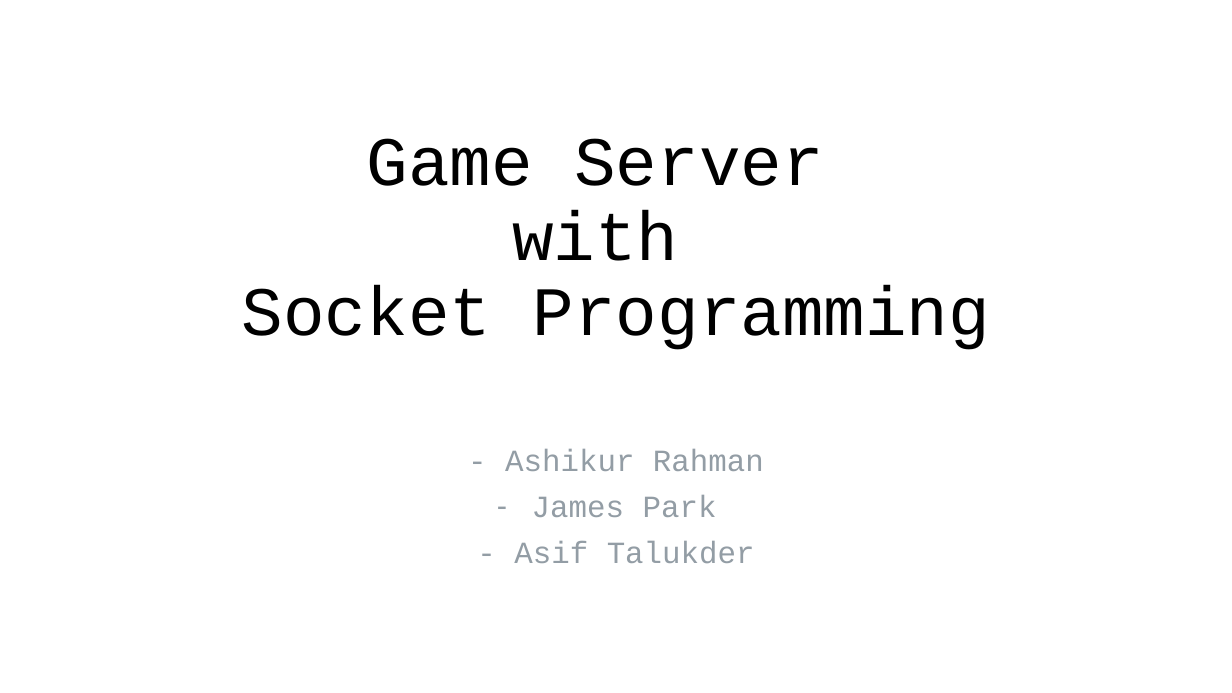
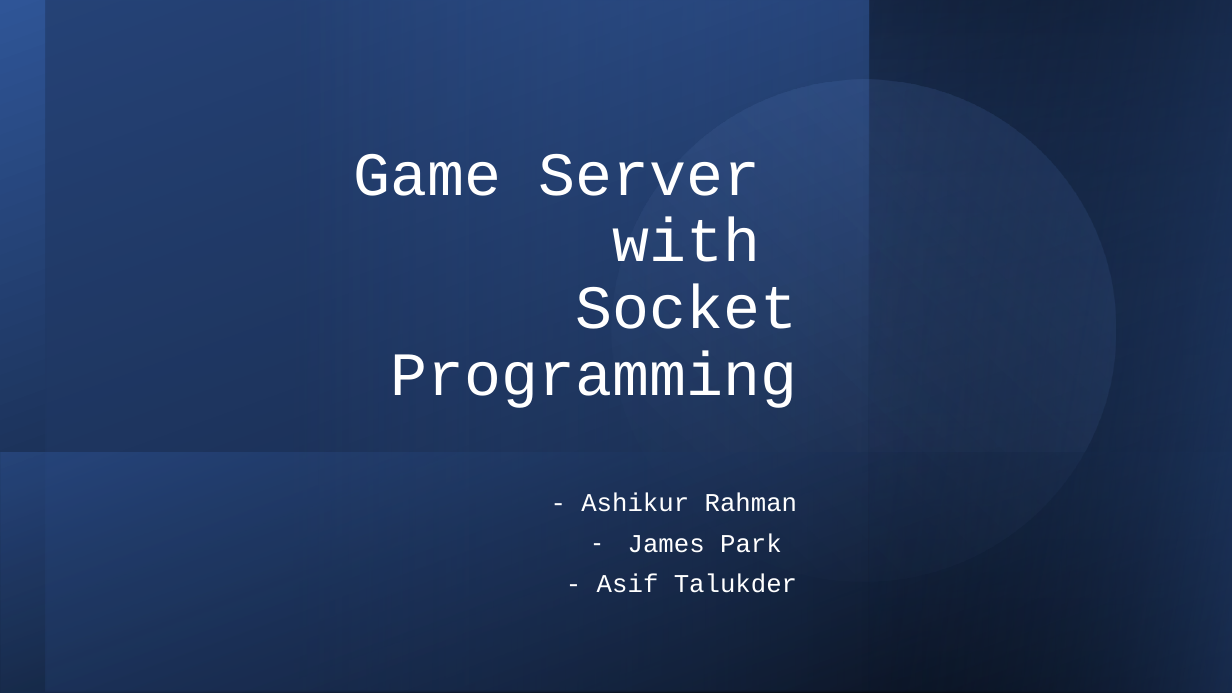
Before and after one commit to rahman-ashik/Demo-Game-Server, a slide deck: slide 1 of Game Server.pptx. Drawn at 1232x693 pixels with LibreOffice and Linux fonts; fonts in the diff are those of the drawing. Boxes give left, top, right and bottom in pixels: in the first picture for what was removed or moved away, otherwise in the second. Text is boxed around its words. In the diff, an @@ line names an element or a change of style, - is before the commit and + after.

```diff
--- a/Game Server.pptx
+++ b/Game Server.pptx
@@ rectangle added at (0, 0, 1232, 693), fill gradient #000000 to #2F5597 @@
@@ rectangle added at (46, 0, 1232, 691), fill gradient #203864 to #4472C4 @@
@@ ellipse added at (554, 22, 1174, 640), fill gradient #4472C4 to #8FAADC @@
@@ rectangle added at (869, 0, 1232, 693), fill gradient #2F5597 to #000000 @@
@@ rectangle added at (870, 0, 1232, 693), fill gradient #2F5597 to #000000 @@
@@ title "Game Server with Socket Programming": place and size @@
-title "Game Server with Socket Programming" at (242, 138, 990, 350)
+title "Game Server with Socket Programming" at (354, 154, 798, 408)
@@ title "Game Server with Socket Programming" at (354, 154, 798, 408): size 54 to 48 pt, text colour #000000 to #FFFFFF; alignment centre to right @@
@@ rectangle added at (1, 453, 1232, 693), fill gradient #2F5597 to #000000 @@
@@ subtitle "- Ashikur Rahman": place and size @@
-subtitle "- Ashikur Rahman" at (505, 449, 764, 563)
+subtitle "- Ashikur Rahman" at (581, 492, 797, 593)
@@ subtitle "- Ashikur Rahman" at (581, 492, 797, 593): size 24 to 20 pt, text colour #939DA5 to #FFFFFF; alignment centre to right @@
```
Also in this commit, not shown: 5 other slides changed, 2 slides added, 1 slide removed, 3 other files.
